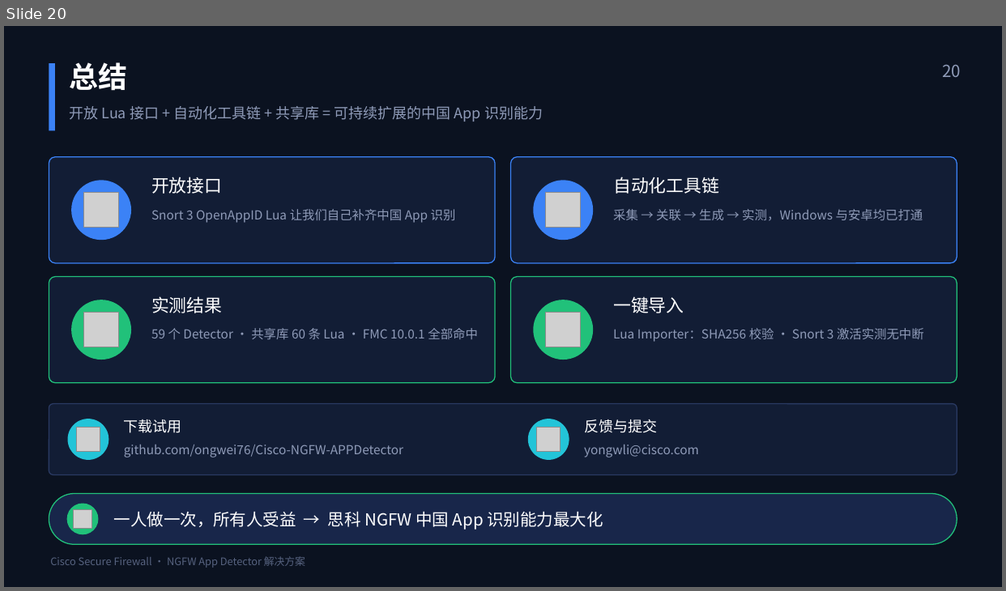
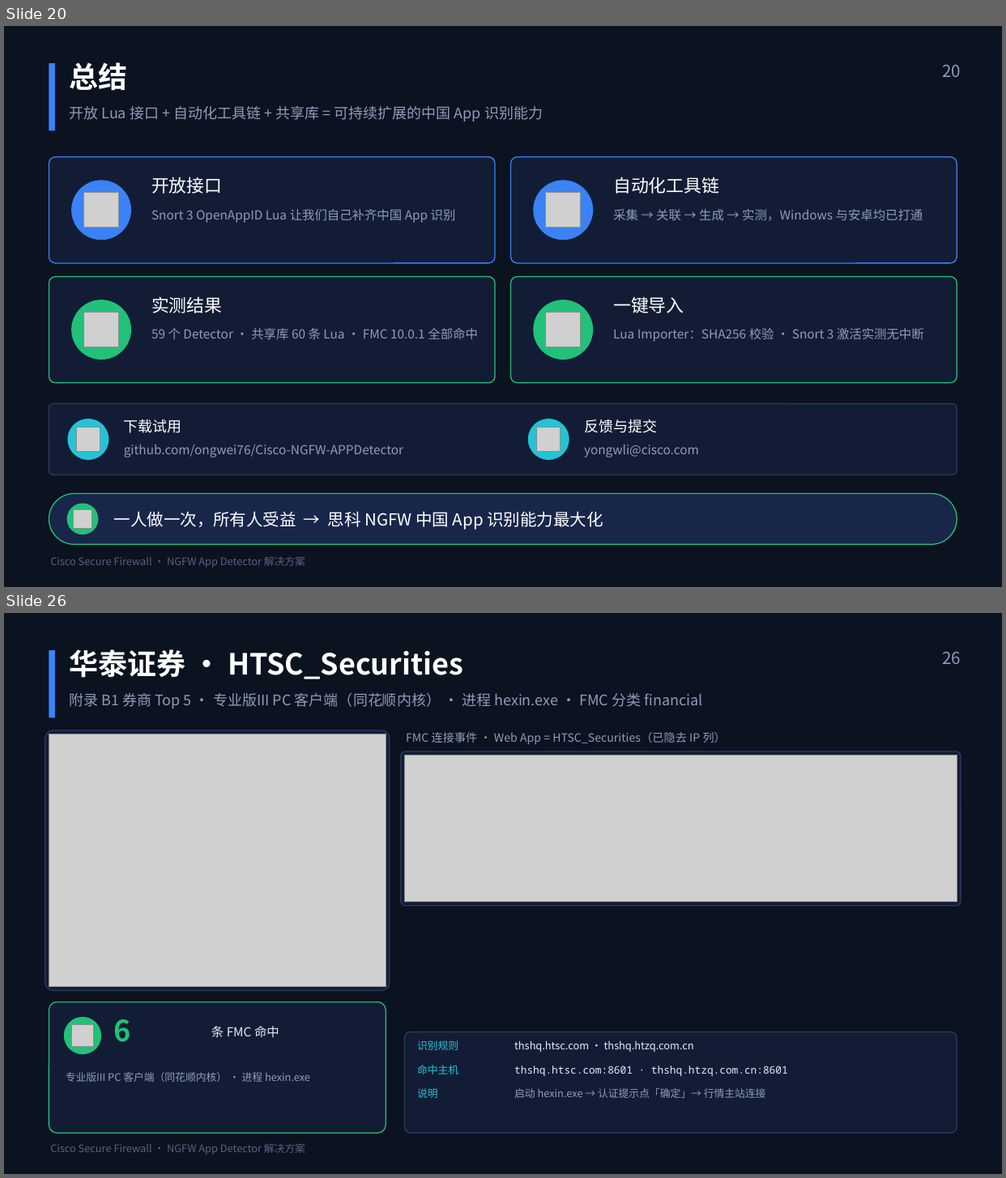
Before and after one commit to ongwei76/Cisco-NGFW-APPDetector, a slide deck: presentation/NGFW_App_Detector_解决方案介绍_中文.pptx. Shown one above the other, each under a label of ours: slide 20 before the commit, slides 20 and 26 after it; the slides between them are not shown. The pictures are 1006x591 and 1006x1178 pixels, drawn with LibreOffice and Linux fonts; fonts in the diff are those of the drawing; grey boxes stand for pictures. Boxes give left, top, right and bottom in pixels: in the first picture for what was removed or moved away, otherwise in the second. Text is boxed around its words. In the diff, an @@ line names an element or a change of style, - is before the commit and + after.

```diff
--- a/presentation/NGFW_App_Detector_解决方案介绍_中文.pptx
+++ b/presentation/NGFW_App_Detector_解决方案介绍_中文.pptx
@@ slide 26 added at box(4, 613, 1002, 1174), background #FFFFFF @@
@@ rectangle added at box(4, 613, 1002, 1174), fill #0B1220 @@
@@ rectangle added at box(49, 650, 55, 717), fill #3B82F6 @@
@@ text added at box(69, 649, 463, 679), 28 pt, text #FFFFFF, bold @@
+华泰证券 · HTSC_Securities
@@ text added at box(942, 652, 961, 664), 16 pt, text #8F9BB8 @@
+26
@@ text added at box(69, 693, 703, 709), 14 pt, text #8F9BB8 @@
+附录 B1 券商 Top 5 · 专业版III PC 客户端（同花顺内核） · 进程 hexin.exe · FMC 分类 financial
@@ rounded rectangle added at box(45, 730, 390, 991), fill #121D35, outline #2A3A63 1 pt @@
@@ text added at box(406, 732, 726, 744), 11 pt, text #8F9BB8 @@
+FMC 连接事件 · Web App = HTSC_Securities（已隐去 IP 列）
@@ picture added at box(49, 735, 386, 987) @@
@@ rounded rectangle added at box(401, 752, 961, 905), fill #121D35, outline #2A3A63 1 pt @@
@@ picture added at box(404, 756, 957, 902) @@
@@ rounded rectangle added at box(49, 1003, 386, 1133), fill #121D35, outline #21C17A 1 pt @@
@@ ellipse added at box(64, 1017, 101, 1054), fill #21C17A @@
@@ picture added at box(72, 1024, 94, 1046) @@
@@ text added at box(114, 1020, 131, 1042), 28 pt, text #21C17A, bold @@
+6
@@ text added at box(211, 1026, 279, 1037), 12 pt, text #E3EAF7 @@
+条 FMC 命中
@@ rounded rectangle added at box(404, 1033, 957, 1133), fill #121D35, outline #2A3A63 1 pt @@
@@ text added at box(417, 1041, 458, 1050), 10 pt, text #23C4D8 @@
+识别规则
@@ text added at box(514, 1041, 694, 1052), 10 pt, text #E3EAF7 @@
+thshq.htsc.com · thshq.htzq.com.cn
@@ text added at box(66, 1072, 310, 1082), 10 pt, text #8F9BB8 @@
+专业版III PC 客户端（同花顺内核） · 进程 hexin.exe
@@ text added at box(417, 1065, 458, 1075), 10 pt, text #23C4D8 @@
+命中主机
@@ text added at box(514, 1066, 788, 1076), 10 pt, text #E3EAF7 @@
+thshq.htsc.com:8601 · thshq.htzq.com.cn:8601
@@ text added at box(417, 1088, 438, 1098), 10 pt, text #23C4D8 @@
+说明
@@ text added at box(514, 1088, 766, 1098), 10 pt, text #8F9BB8 @@
+启动 hexin.exe → 认证提示点「确定」→ 行情主站连接
@@ text added at box(50, 1144, 305, 1155), 10 pt, text #56627F @@
+Cisco Secure Firewall · NGFW App Detector 解决方案
```
Also in this commit, not shown: 1 slide changed, 68 other slides added, 4 other files.
